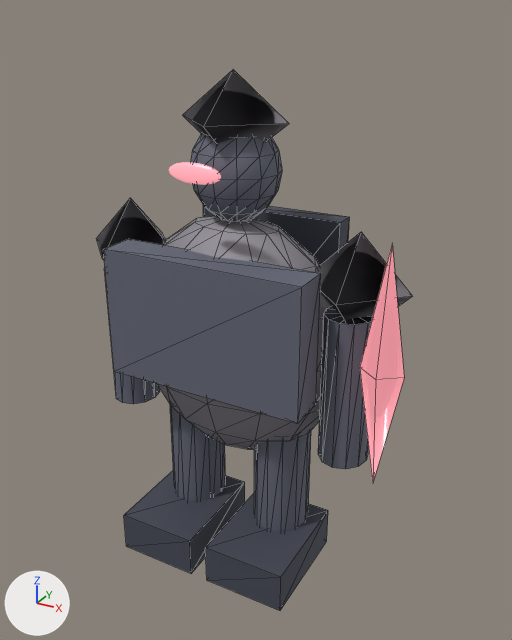
Renders of the glTF model public/assets/3d/enemies/dark-warrior.glb from each side of a commit.
The view is the same before and after, from a 50 mm camera at (1.38, -2.35, 2.29) aimed at (0.09, 0.0, 1.11). Lighting does not change. The marker at lower left points along +X, +Y and +Z. The picture after the commit comes second. Mesh edges are drawn as thin lines on the coarser meshes. Where no turn or scale is listed for an object, it has been applied to the vertices.

In view in the first picture: 'arm1', 'blade', 'breastplate', 'cape', 'head', 'helmet', 'leftBoot', 'leftLeg', 'rightBoot', 'rightLeg', 'shoulder1', 'torso' and 3 more.
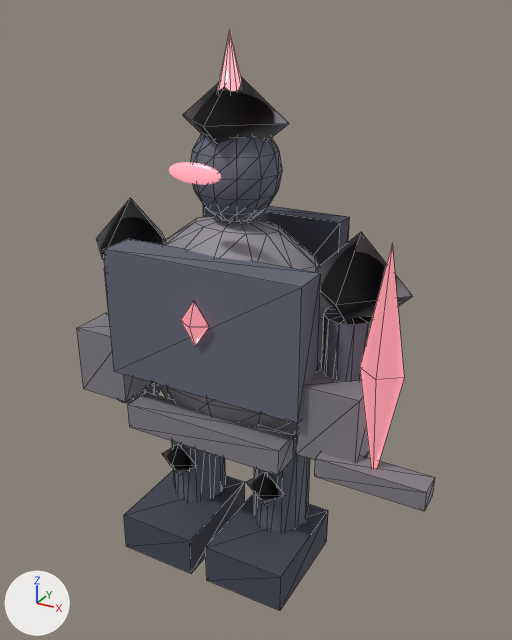
What changed in the scene script:
```text
Add me_box_1:
    me_box_1.from_pydata(...)  # a box spanning x -0.5..0.5, y -0.5..0.5, z -0.5..0.5
    me_box_1.materials.append(mat_forgedsteel)  # grey #9c99a0
Add me_cone_2:
    me_cone_2.from_pydata([(0.065, 0.0, -0.14), (0.056, -0.032, -0.14), (0.032, -0.056, -0.14), (0.0, -0.065, -0.14), (-0.032, -0.056, -0.14), (-0.056, -0.032, -0.14), (-0.065, 0.0, -0.14), (-0.056, 0.032, -0.14), (-0.032, 0.056, -0.14), (0.0, 0.065, -0.14), (0.032, 0.056, -0.14), (0.056, 0.032, -0.14), (0.065, 0.0, -0.14), (0.0, 0.0, 0.14), (0.0, 0.0, -0.14)], [], [(0, 13, 1), (1, 13, 2), (2, 13, 3), (3, 13, 4), (4, 13, 5), (5, 13, 6), (6, 13, 7), (7, 13, 8), (8, 13, 9), (9, 13, 10), (10, 13, 11), (11, 13, 12), (14, 1, 0), (14, 2, 1), (14, 3, 2), (14, 4, 3), (14, 5, 4), (14, 6, 5), (14, 7, 6), (14, 8, 7), (14, 9, 8), (14, 10, 9), (14, 11, 10), (14, 12, 11)])
    me_cone_2.materials.append(mat_arcaneemissive)  # pink #e18d97, glowing pink #e18d97
Add ob_weaponcrossguard:
    ob_weaponcrossguard = bpy.data.objects.new('WeaponCrossguard', me_box_1)
    ob_weaponcrossguard.parent = ob_modelroot
    ob_weaponcrossguard.location = (0.72, -0.26, 0.72)
    ob_weaponcrossguard.scale = (0.42, 0.1, 0.08)
Add ob_helmetcrest:
    ob_helmetcrest = bpy.data.objects.new('HelmetCrest', me_cone_2)
    ob_helmetcrest.location = (0.0, -0.03, 2.08)
Add ob_rightkneeguard:
    ob_rightkneeguard = bpy.data.objects.new('RightKneeGuard', me_octa_1)
    ob_rightkneeguard.parent = ob_modelroot
    ob_rightkneeguard.location = (0.22, -0.16, 0.42)
    ob_rightkneeguard.scale = (0.19, 0.12, 0.17)
Add ob_leftkneeguard:
    ob_leftkneeguard = bpy.data.objects.new('LeftKneeGuard', me_octa_1)
    ob_leftkneeguard.parent = ob_modelroot
    ob_leftkneeguard.location = (-0.22, -0.16, 0.42)
    ob_leftkneeguard.scale = (0.19, 0.12, 0.17)
Add ob_chestsigil:
    ob_chestsigil = bpy.data.objects.new('ChestSigil', me_octa_2)
    ob_chestsigil.parent = ob_modelroot
    ob_chestsigil.location = (0.0, -0.32, 1.2)
    ob_chestsigil.scale = (0.13, 0.07, 0.19)
Add ob_rightforearmguard:
    ob_rightforearmguard = bpy.data.objects.new('RightForearmGuard', me_box_1)
    ob_rightforearmguard.parent = ob_modelroot
    ob_rightforearmguard.location = (0.53, -0.17, 0.87)
    ob_rightforearmguard.scale = (0.24, 0.19, 0.3)
Add ob_leftforearmguard:
    ob_leftforearmguard = bpy.data.objects.new('LeftForearmGuard', me_box_1)
    ob_leftforearmguard.parent = ob_modelroot
    ob_leftforearmguard.location = (-0.53, -0.17, 0.87)
    ob_leftforearmguard.scale = (0.24, 0.19, 0.3)
Add ob_beltarmor:
    ob_beltarmor = bpy.data.objects.new('BeltArmor', me_box_1)
    ob_beltarmor.parent = ob_modelroot
    ob_beltarmor.location = (0.0, -0.25, 0.69)
    ob_beltarmor.scale = (0.72, 0.13, 0.11)
```

Changed parts and their boxes [x1, y1, x2, y2] in the pictures (512 x 640 px):
'BeltArmor', added: after [128, 392, 294, 475]
'RightForearmGuard', added: after [296, 370, 369, 463]
'WeaponCrossguard', added: after [315, 452, 435, 511]
'LeftForearmGuard', added: after [77, 313, 152, 402]
'HelmetCrest', added (pink): after [218, 31, 241, 91]
'ChestSigil', added (pink): after [180, 301, 209, 346]
'RightKneeGuard', added: after [246, 472, 285, 505]
'LeftKneeGuard', added: after [162, 444, 197, 475]
